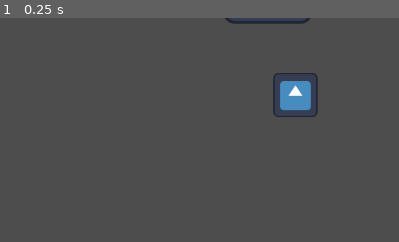
Above: before the commit, frame 1.
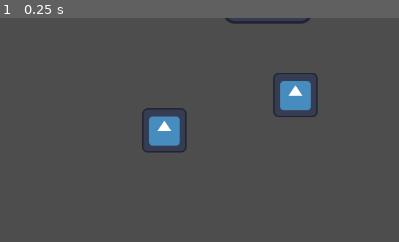
Above: after the commit, the same moment.

Repository: sirgladshoes/space-RTS-take2
Game: Godot game, scene res://scenes/main.tscn
Two runs of this game, one before a commit and one after it. Both use one fixed random seed, a clock stepped at 60 frames per second and the inputs below. The engine's default icon, where the game draws it, is replaced by a stand-in: a white triangle on a blue panel in a dark square.
Inputs:
- Up to frame 1 (0.25 s): no input
The pictures show only the part of the screen within x 0-50%, y 50-100%; the shares and areas given below are measured in that part.

The runs differ from the first frame. In frame 1, 1.4% of the frame differs, in the area x 35-47%, y 40-61%.

Commit message:
turns out I forgot to implement networked spawning and destroying, so thats done now. Also fixed some network bugs and implemented a crappy state machine

Diff:
--- a/scenes/main.tscn
+++ b/scenes/main.tscn
@@ -55,12 +55,15 @@
 script = ExtResource("6_tefeu")
 command_giver = NodePath("../command_manager")
 
+[node name="mining_ship" parent="." instance=ExtResource("4_jyhfs")]
+position = Vector2(426, 433)
+
+[node name="mining_ship2" parent="." instance=ExtResource("4_jyhfs")]
+position = Vector2(237, 484)
+
 [node name="game_client" type="Node2D" parent="." node_paths=PackedStringArray("command_giver")]
 script = ExtResource("7_tipki")
 command_giver = NodePath("../command_manager")
-
-[node name="mining_ship" parent="." instance=ExtResource("4_jyhfs")]
-position = Vector2(426, 433)
 
 [connection signal="pressed" from="Control/host" to="game_host" method="_on_host_pressed"]
 [connection signal="pressed" from="Control/host" to="game_client" method="_on_host_pressed"]
--- a/scenes/units/mining_ship.tscn
+++ b/scenes/units/mining_ship.tscn
@@ -1,10 +1,11 @@
-[gd_scene load_steps=7 format=3 uid="uid://blyhemo55akcw"]
+[gd_scene load_steps=8 format=3 uid="uid://blyhemo55akcw"]
 
 [ext_resource type="Script" uid="uid://bovpo7seytbqv" path="res://scripts/units/mining_ship/mining_ship.gd" id="1_vo50n"]
 [ext_resource type="Script" uid="uid://bd24p5rucivqh" path="res://scripts/command_logic/selectable.gd" id="2_f46tj"]
 [ext_resource type="Texture2D" uid="uid://c4h08cmpl6ahr" path="res://icon.svg" id="3_ckyon"]
 [ext_resource type="Script" uid="uid://iqtkbiyfhpt2" path="res://scripts/networking/networked_object.gd" id="4_x55ac"]
 [ext_resource type="Resource" uid="uid://d1bly1gx57jfy" path="res://scripts/networking/networked_object_data/test_object.tres" id="5_832wd"]
+[ext_resource type="Script" uid="uid://b8bdy4fqgimix" path="res://scripts/state_machine.gd" id="6_5wrer"]
 
 [sub_resource type="RectangleShape2D" id="RectangleShape2D_x55ac"]
 size = Vector2(64, 64)
@@ -31,4 +32,9 @@
 })
 metadata/_custom_type_script = "uid://iqtkbiyfhpt2"
 
+[node name="state_machine" type="Node" parent="."]
+script = ExtResource("6_5wrer")
+metadata/_custom_type_script = "uid://b8bdy4fqgimix"
+
 [connection signal="on_command_given" from="selectable" to="." method="command_given"]
+[connection signal="destroy_object" from="networked_object" to="." method="queue_free"]
--- a/scripts/command_logic/command_manager.gd
+++ b/scripts/command_logic/command_manager.gd
@@ -27,8 +27,7 @@
 		#only gives command if there is a selection origin
 		if command_origin:
 			command_given_raw.emit(command_origin, get_global_mouse_position(), selected_units)
-			if multiplayer.is_server():
-				give_command(command_origin, get_global_mouse_position(), selected_units)
+			give_command(command_origin, get_global_mouse_position(), selected_units)
 			command_origin = null
 
 func _process(_delta: float) -> void:
@@ -72,10 +71,10 @@
 	selected_units = []
 	if result:
 		for item in result:
-			var unit = item.collider
-			selected_units.append(unit)
-			if unit is selectable:
-				unit.selected()
+			var unit_ = item.collider
+			selected_units.append(unit_)
+			if unit_ is selectable:
+				unit_.selected()
 
 func give_command(from: Vector2, to: Vector2, units: Array):
 	var size = (to-from).abs()
--- a/scripts/networking/client.gd
+++ b/scripts/networking/client.gd
@@ -6,6 +6,7 @@
 func _ready() -> void:
 	#temperary
 	command_giver.command_given_raw.connect(send_command)
+	Network.create_object.connect(create_networked_object)
 
 
 func send_command(from: Vector2, to:Vector2, units:Array):
@@ -20,6 +21,9 @@
 
 	Network.send_client_command(from, to, object_ids)
 
+func create_networked_object(object: Node):
+	owner.add_child(object)
+
 #remove later
 func _on_host_pressed() -> void:
 	queue_free()
--- a/scripts/networking/host.gd
+++ b/scripts/networking/host.gd
@@ -11,23 +11,25 @@
 
 	timer.autostart = true
 	timer.wait_time = 0.1
-	timer.timeout.connect(send_game_state)
+	timer.timeout.connect(send_world_state)
 	add_child(timer)
 
 	Network.recieved_client_command.connect(give_client_command)
 
-func send_game_state():
+func send_world_state():
 	#temperary
 	if !multiplayer.get_peers() or !multiplayer.is_server():
 		return
 
-	Network.send_game_state()
+	Network.send_world_state()
 
 
 
 func give_client_command(from, to, unit_ids):
 	var units = []
 	for unit_id in unit_ids:
+		if !Network.networked_objects.has(unit_id):
+			continue
 		var networked_obj = Network.networked_objects[unit_id]
 		units.append(networked_obj.get_related_node("unit"))
 	command_giver.give_command(from, to, units)
--- a/scripts/networking/network.gd
+++ b/scripts/networking/network.gd
@@ -7,6 +7,9 @@
 var networking_data: Array[networked_object_data] = []
 
 signal recieved_client_command(from: Vector2, to: Vector2, units: Array[int])
+#for creating objects client side.
+signal create_object(scene: Node)
+signal add_object_to_network(id: int)
 
 var networked_objects: Dictionary[int,networked_object] = {}
 var object_id_counter = 0
@@ -43,20 +46,25 @@
 	var peer = OfflineMultiplayerPeer.new()
 	multiplayer.set_multiplayer_peer(peer)
 
+func add_networked_object(object: networked_object):
+	if object.object_id:
+		if networked_objects.has(object.object_id):
+			printerr("object with that id already exists")
+			return
+		networked_objects[object.object_id] = object
+		return
 
-
-
-#server methods
-func create_networked_object(object: networked_object) -> int:
 	object_id_counter+=1
 	var id = object_id_counter
 
 	networked_objects[id] = object
 	object.object_id = id
 
-	return id
+func remove_networked_object(object_id: int):
+	networked_objects.erase(object_id)
 
-func send_game_state():
+#server methods
+func send_world_state():
 	byte_buffer.clear()
 
 	byte_buffer.put_u32(Time.get_ticks_msec())
@@ -74,6 +82,16 @@
 func get_time_secs() -> float:
 	return float(Time.get_ticks_msec() - time.client_sync_time + time.host_sync_time)/1000
 
+func skip_object_data(networked_data: networked_object_data, buffer: StreamPeerBuffer):
+	var conversion_functions: Dictionary[int, Callable] = {networked_variable.data_types.INT_8: buffer.get_8,
+	networked_variable.data_types.INT_16: buffer.get_16, networked_variable.data_types.INT_32: buffer.get_32,
+	networked_variable.data_types.INT_64: buffer.get_64, networked_variable.data_types.FLOAT: buffer.get_float,
+	networked_variable.data_types.DOUBLE: buffer.get_double, networked_variable.data_types.STRING: buffer.get_string}
+
+	for variable in networked_data.synced_vars:
+		conversion_functions[variable.data_type].call()
+
+#implementation specific client
 func send_client_command(from: Vector2, to: Vector2, units: Array):
 	byte_buffer.clear()
 
@@ -85,6 +103,7 @@
 		byte_buffer.put_u32(object_id)
 
 	recv_client_command.rpc_id(1, byte_buffer.data_array)
+
 
 #signals
 func client_connected(id: int):
@@ -109,14 +128,28 @@
 func recv_world_state(data: PackedByteArray):
 	byte_buffer.data_array = data
 
+	var recieved_objects = []
+
 	var timestamp = float(byte_buffer.get_u32())/1000
 	while byte_buffer.get_position() < byte_buffer.get_size():
 		var object_data_indx = byte_buffer.get_u8()
+		var object_id = byte_buffer.get_u32()
+		recieved_objects.append(object_id)
 
-		var object_id = byte_buffer.get_u32()
 		if !networked_objects.has(object_id):
-			print("create object")
-		networked_objects[object_id].update_data(byte_buffer, timestamp)
+			var scene = load(networking_data[object_data_indx].object_scene_path)
+			var node = scene.instantiate()
+			add_object_to_network.emit(object_id)
+			create_object.emit(node)
+
+		if networked_objects.has(object_id):
+			networked_objects[object_id].update_data(byte_buffer, timestamp)
+		else:
+			skip_object_data(networking_data[object_data_indx], byte_buffer)
+
+	for object_id in networked_objects:
+		if !recieved_objects.has(object_id):
+			networked_objects[object_id].destroy()
 
 @rpc
 func recv_host_clocksync(host_time: int, client_start_time: int):
@@ -126,6 +159,12 @@
 	time.client_sync_time = curr_time
 
 #server rpcs
+@rpc("any_peer", "reliable")
+func recv_client_clocksync(client_time: int):
+	var id = multiplayer.get_remote_sender_id()
+	recv_host_clocksync.rpc_id(id, Time.get_ticks_msec(), client_time)
+
+#implementation specific server rpcs
 @rpc("any_peer", "reliable")
 func recv_client_command(data: PackedByteArray):
 	if !multiplayer.is_server():
@@ -146,8 +185,3 @@
 		units.append(byte_buffer.get_u32())
 
 	recieved_client_command.emit(from, to, units)
-
-@rpc("any_peer", "reliable")
-func recv_client_clocksync(client_time: int):
-	var id = multiplayer.get_remote_sender_id()
-	recv_host_clocksync.rpc_id(id, Time.get_ticks_msec(), client_time)
--- a/scripts/networking/networked_object.gd
+++ b/scripts/networking/networked_object.gd
@@ -10,13 +10,25 @@
 
 var interpolated_data: Array[Dictionary] = []
 
+signal destroy_object()
+
+func _init() -> void:
+	Network.add_object_to_network.connect(add_to_network)
+
+#called when network creates object
+func add_to_network(id: int):
+	object_id = id
+	Network.add_object_to_network.disconnect(add_to_network)
+
 func _ready() -> void:
-	Network.create_networked_object(self)
+	if Network.add_object_to_network.is_connected(add_to_network):
+		Network.add_object_to_network.disconnect(add_to_network)
+	Network.add_networked_object(self)
 	for path in related_nodes.values():
+		print(path)
 		get_node(path).set_meta("networked_object", self)
 
 func encode_data(buffer: StreamPeerBuffer) -> void:
-
 	var conversion_functions: Dictionary[int, Callable] = {networked_variable.data_types.INT_8: buffer.put_8,
 	networked_variable.data_types.INT_16: buffer.put_16, networked_variable.data_types.INT_32: buffer.put_32,
 	networked_variable.data_types.INT_64: buffer.put_64, networked_variable.data_types.FLOAT: buffer.put_float,
@@ -50,6 +62,8 @@
 			apply_variable(variable, value)
 		else:
 			interpolated_snapshot[variable] = value
+			if interpolated_data.size() == 0:
+				apply_variable(variable, value)
 	interpolated_data.append(interpolated_snapshot)
 
 func apply_variable(variable: networked_variable, value) -> void:
@@ -58,6 +72,10 @@
 			property_node.get(variable.setter).call(value)
 		else:
 			property_node.set_indexed(variable.property, value)
+
+func destroy():
+	destroy_object.emit()
+	queue_free()
 
 func get_related_node(key: String) -> Node:
 	return get_node(related_nodes[key])
@@ -89,3 +107,6 @@
 
 		var interpolated_value = lerp(value1, value2, lerp_weight)
 		apply_variable(variable, interpolated_value)
+
+func _exit_tree() -> void:
+	Network.remove_networked_object(object_id)
--- a/scripts/networking/networked_object_data.gd
+++ b/scripts/networking/networked_object_data.gd
@@ -2,4 +2,4 @@
 
 @export var synced_vars: Array[networked_variable]
 
-@export var object_scene: PackedScene = null
+@export var object_scene_path: String
--- a/scripts/networking/networked_object_data/test_object.tres
+++ b/scripts/networking/networked_object_data/test_object.tres
@@ -22,4 +22,5 @@
 [resource]
 script = ExtResource("2_cp6er")
 synced_vars = Array[ExtResource("1_mlkc2")]([SubResource("Resource_mlkc2"), SubResource("Resource_cp6er")])
+object_scene_path = "res://scenes/units/mining_ship.tscn"
 metadata/_custom_type_script = "uid://5ymvd21fld5t"
--- a/scripts/state_machine.gd
+++ b/scripts/state_machine.gd
@@ -1,7 +1,23 @@
-extends Node
+class_name state_machine extends Node
 
 var current_state: String
 var previous_state: String
 
-func _process(delta: float) -> void:
-	pass
+var transitions: Callable
+
+signal state_switched(current: String, previous: String)
+
+func switch_state(new_state: String):
+	previous_state = current_state
+	current_state = new_state
+	state_switched.emit(current_state, previous_state)
+
+func set_transition_func(transitions_: Callable):
+	transitions = transitions_
+
+func _process(_delta: float) -> void:
+	if !transitions:
+		return
+	var transition = transitions.call(current_state)
+	if transition:
+		switch_state(transition)
--- a/scripts/units/mining_ship/mining_ship.gd
+++ b/scripts/units/mining_ship/mining_ship.gd
@@ -7,22 +7,30 @@
 var target_mineable: Node
 
 var inventory = {"temp": 0}
+@onready var sm = $state_machine
 
-
+func _ready() -> void:
+	sm.set_transition_func(state_transitions)
 
 func _physics_process(delta: float) -> void:
-	#given mine command
-	if target_mineable:
-		var target_pos = target_mineable.global_position
-
-		if global_position.distance_to(target_pos) > target_range:
-			global_position = global_position.move_toward(target_pos, move_speed*delta)
-		else:
+	match sm.current_state:
+		"travel":
+			global_position = global_position.move_toward(target_position, move_speed*delta)
+		"travel_mine":
+			global_position = global_position.move_toward(target_mineable.global_position, move_speed*delta)
+		"mine":
 			inventory.temp += delta
 
-	#given move command
-	if target_position:
-		global_position = global_position.move_toward(target_position, move_speed*delta)
+func state_transitions(current: String):
+	match current:
+		"travel_mine":
+			var target_pos = target_mineable.global_position
+			if global_position.distance_to(target_pos) <= target_range:
+				return "mine"
+		"mine":
+			var target_pos = target_mineable.global_position
+			if global_position.distance_to(target_pos) > target_range:
+				return "travel_mine"
 
 
 func command_given(command: Variant, args: Variant) -> void:
@@ -31,9 +39,7 @@
 	match command:
 		command_manager.commands.MOVE:
 			target_position = args[0]
+			sm.switch_state("travel")
 		command_manager.commands.MINE:
 			target_mineable = args[0]
-
-func set_pos_x(pos):
-	print("im the goat")
-	global_position.x = pos
+			sm.switch_state("travel_mine")
Not shown, changed: todo.txt
